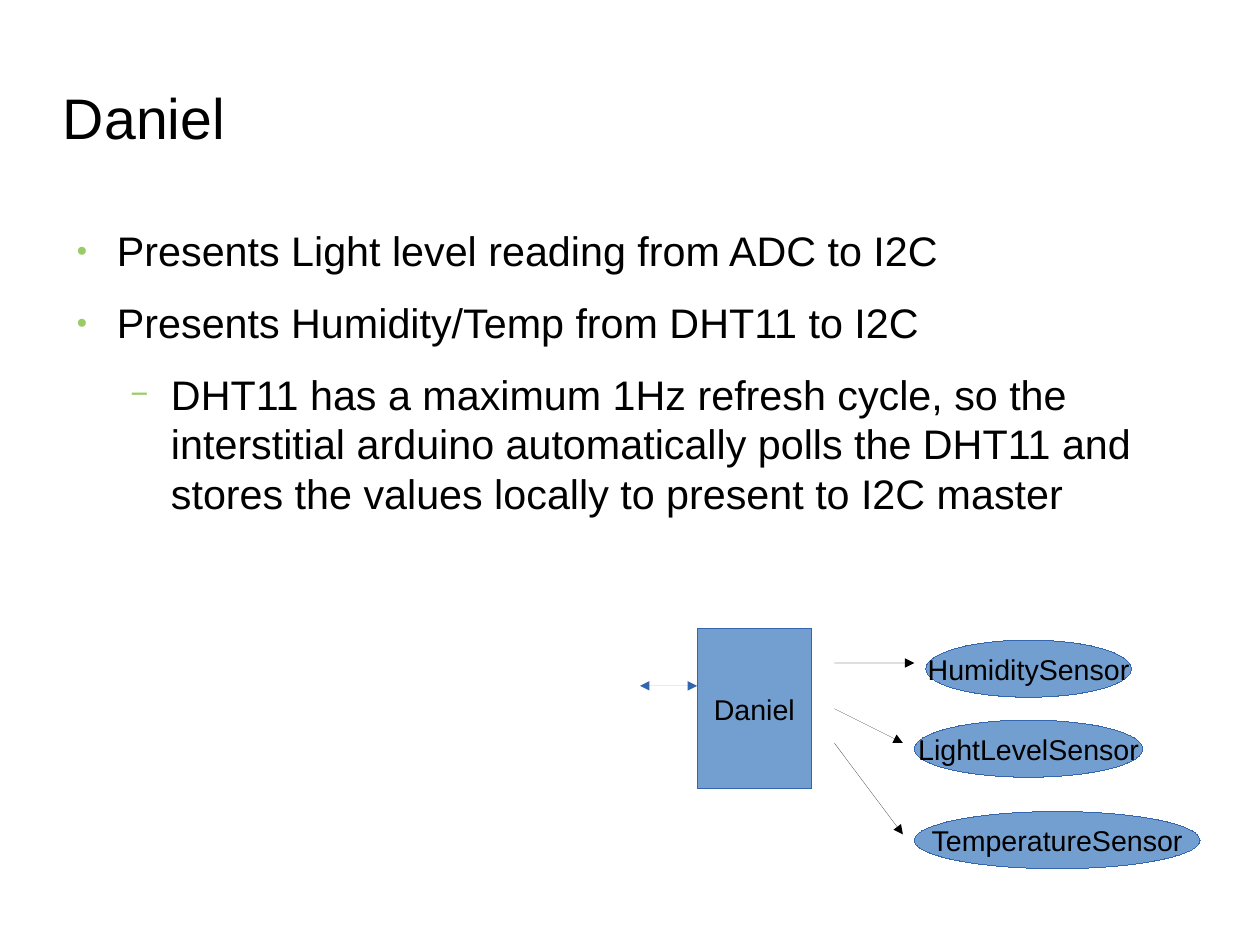
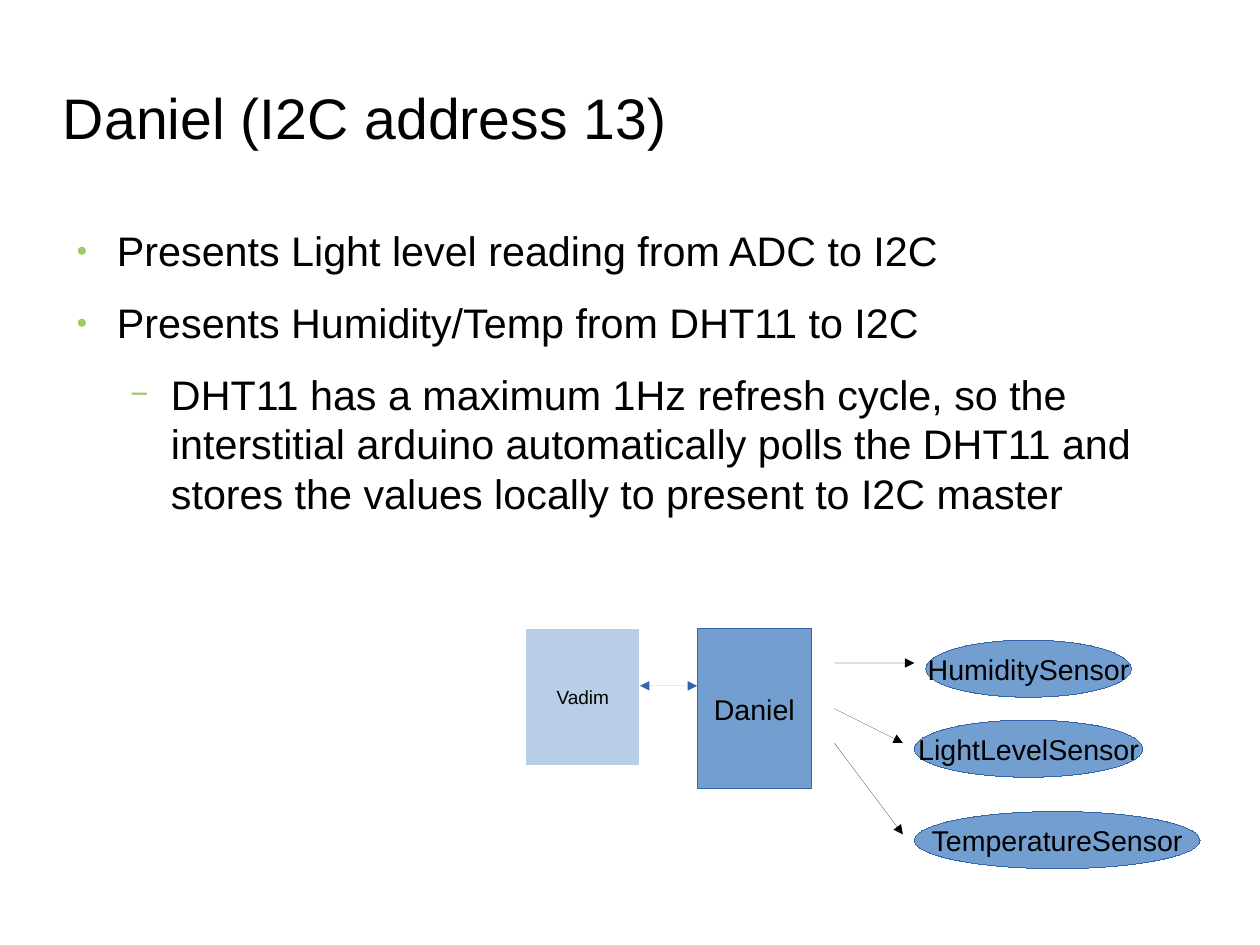
Before and after one commit to jeremyshaw/microgreenhouse, a slide deck: slide 9 of finalPresentation.odp (slide 10 before the commit). Drawn at 1260x945 pixels with LibreOffice and Linux fonts; fonts in the diff are those of the drawing; background and template pictures are left out. Boxes give left, top, right and bottom in pixels: in the first picture for what was removed or moved away, otherwise in the second. Text is boxed around its words. In the diff, an @@ line names an element or a change of style, - is before the commit and + after.

```diff
--- a/finalPresentation.odp
+++ b/finalPresentation.odp
@@ title at [63, 97, 667, 150]: text changed @@
-Daniel
+Daniel (I2C address 13)
@@ rectangle added at [526, 629, 640, 766], fill #729FCF at 50% opacity, outline #FFFFFF 0 pt, 12 pt, text #000000 @@
+Vadim
```
Also in this commit, not shown: 2 other slides changed, 1 slide removed, 1 other file.
